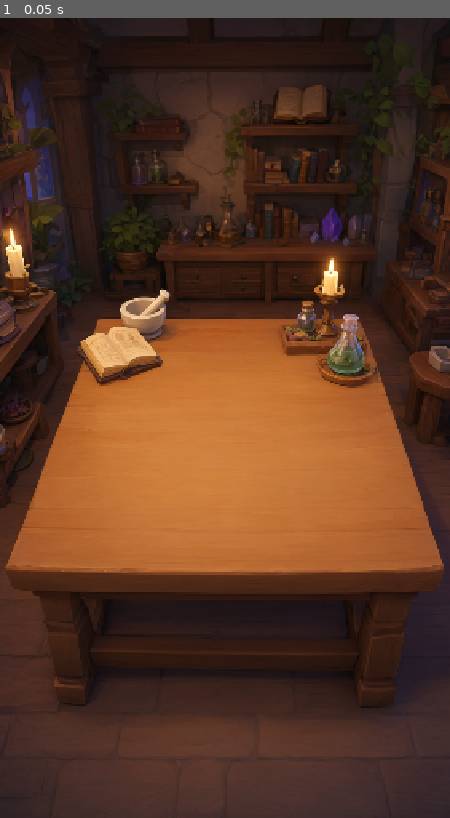
Above: before the commit, frame 1.
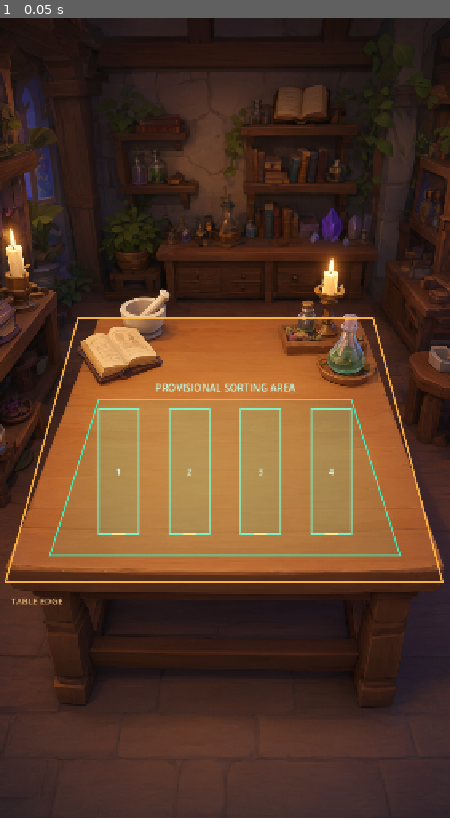
Above: after the commit, the same moment.

Repository: Kryodo/spell-sort-game
Game: Godot game, scene res://scenes/workshop_spatial_layout_preview.tscn
Same seed, same stepped clock (60 frames per second), same inputs: the game is played once before the commit and once after it. This scene is started directly instead of the project's main scene.
Inputs:
- Up to frame 1 (0.05 s): no input

The runs differ from the first frame. In frame 1, 3.9% of the frame differs, in the area x 1-99%, y 37-74%.
Error before the commit: Parse Error: Assigned value for constant "TABLETOP" isn't a constant expression. (res://scripts/workshop_spatial_layout_guides.gd:6)

Commit message:
Fix runtime construction of workshop guide polygons

Diff:
--- a/scripts/workshop_spatial_layout_guides.gd
+++ b/scripts/workshop_spatial_layout_guides.gd
@@ -2,20 +2,6 @@
 
 # Coordinates are mapped from the 720 x 1280 screenshot of the generated
 # workshop background. These are development guides, not final gameplay UI.
-
-const TABLETOP := PackedVector2Array([
-	Vector2(125.0, 480.0),
-	Vector2(597.0, 480.0),
-	Vector2(708.0, 902.0),
-	Vector2(9.0, 902.0)
-])
-
-const SORTING_AREA := PackedVector2Array([
-	Vector2(158.0, 610.0),
-	Vector2(562.0, 610.0),
-	Vector2(640.0, 860.0),
-	Vector2(80.0, 860.0)
-])
 
 const SLOT_CENTERS: Array[Vector2] = [
 	Vector2(190.0, 826.0),
@@ -32,19 +18,32 @@
 
 
 func _draw() -> void:
-	# Outline the entire visible tabletop so its perspective is explicit.
+	# PackedVector2Array values are constructed here at runtime. GDScript
+	# does not accept PackedVector2Array constructors as constant expressions.
+	var tabletop := PackedVector2Array([
+		Vector2(125.0, 480.0),
+		Vector2(597.0, 480.0),
+		Vector2(708.0, 902.0),
+		Vector2(9.0, 902.0)
+	])
 	var tabletop_closed := PackedVector2Array([
-		TABLETOP[0], TABLETOP[1], TABLETOP[2], TABLETOP[3], TABLETOP[0]
+		tabletop[0], tabletop[1], tabletop[2], tabletop[3], tabletop[0]
 	])
 	draw_polyline(tabletop_closed, Color(1.0, 0.72, 0.28, 0.95), 3.0, true)
 
 	# The provisional sorting footprint deliberately begins below the book,
 	# mortar and potion props, then widens toward the front of the table.
-	draw_colored_polygon(SORTING_AREA, Color(0.20, 0.88, 0.69, 0.075))
+	var sorting_area := PackedVector2Array([
+		Vector2(158.0, 610.0),
+		Vector2(562.0, 610.0),
+		Vector2(640.0, 860.0),
+		Vector2(80.0, 860.0)
+	])
+	draw_colored_polygon(sorting_area, Color(0.20, 0.88, 0.69, 0.075))
 	var sorting_closed := PackedVector2Array([
-		SORTING_AREA[0], SORTING_AREA[1],
-		SORTING_AREA[2], SORTING_AREA[3],
-		SORTING_AREA[0]
+		sorting_area[0], sorting_area[1],
+		sorting_area[2], sorting_area[3],
+		sorting_area[0]
 	])
 	draw_polyline(sorting_closed, Color(0.26, 0.96, 0.77, 0.92), 2.0, true)
 
